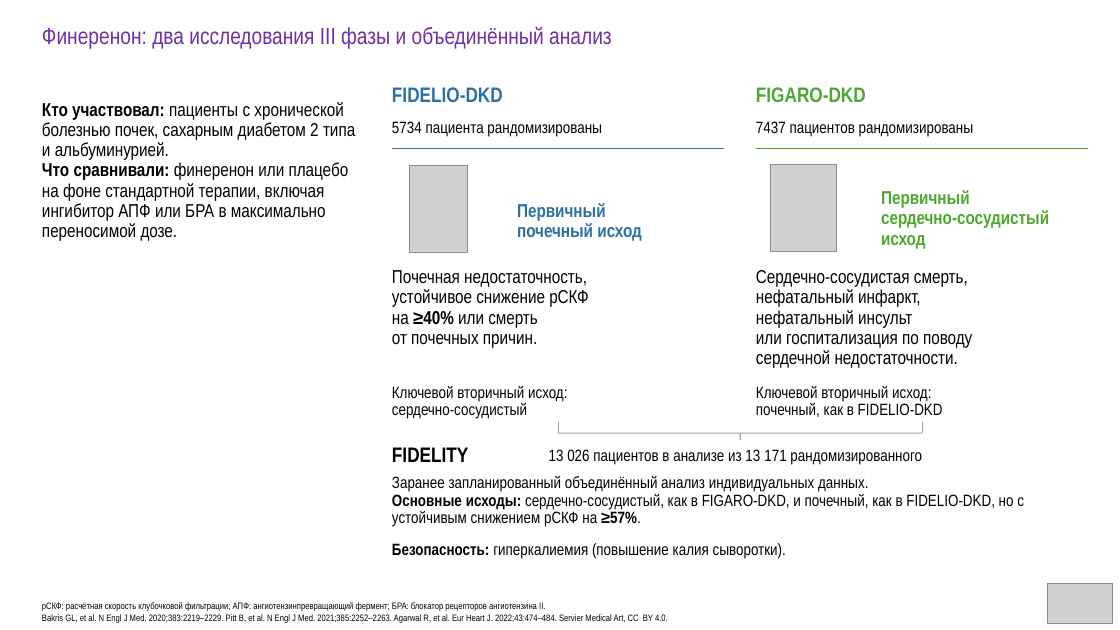
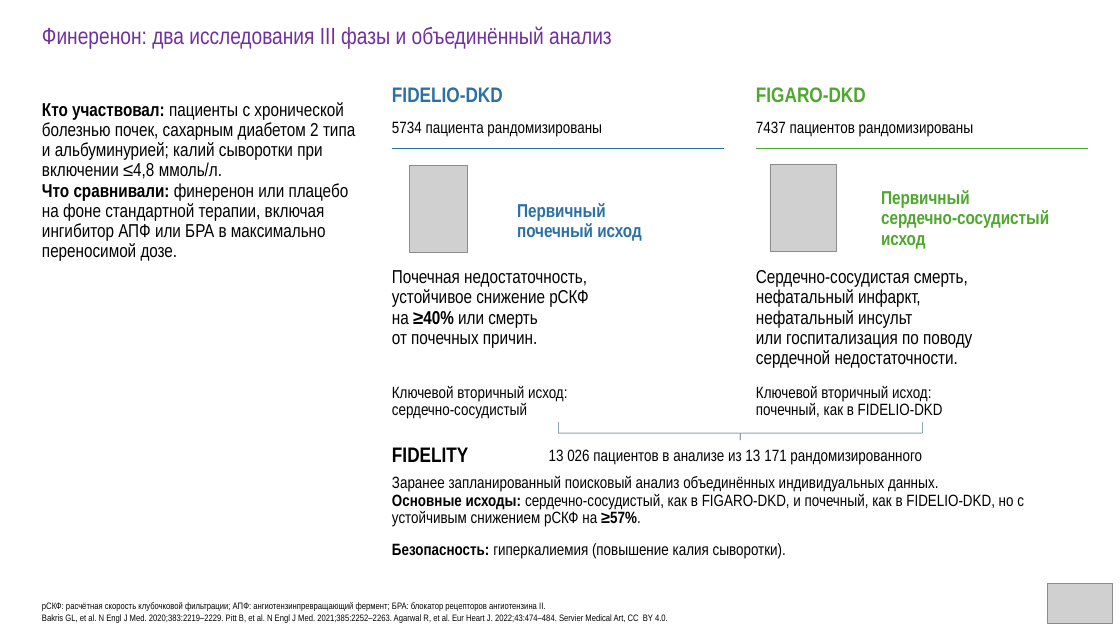
Before and after one commit to drabdulbosit1-eng/my-test-cloud, a slide deck: slide 20 of finerenone/Finerenone_Levin_reviewed.pptx. Drawn at 1120x630 pixels with LibreOffice and Linux fonts; fonts in the diff are those of the drawing; grey boxes stand for pictures. Boxes give left, top, right and bottom in pixels: in the first picture for what was removed or moved away, otherwise in the second. Text is boxed around its words. In the diff, an @@ line names an element or a change of style, - is before the commit and + after.

```diff
--- a/finerenone/Finerenone_Levin_reviewed.pptx
+++ b/finerenone/Finerenone_Levin_reviewed.pptx
@@ text at [42,102,355,179]: text changed @@
-Кто участвовал: пациенты с хронической болезнью почек, сахарным диабетом 2 типа и альбуминурией.
+Кто участвовал: пациенты с хронической болезнью почек, сахарным диабетом 2 типа и альбуминурией; калий сыворотки при включении ≤4,8 ммоль/л.
@@ text at [392,476,939,491]: text changed @@
-Заранее запланированный объединённый анализ индивидуальных данных.
+Заранее запланированный поисковый анализ объединённых индивидуальных данных.
```
Also in this commit, not shown: 17 other slides changed, 1 other file.
